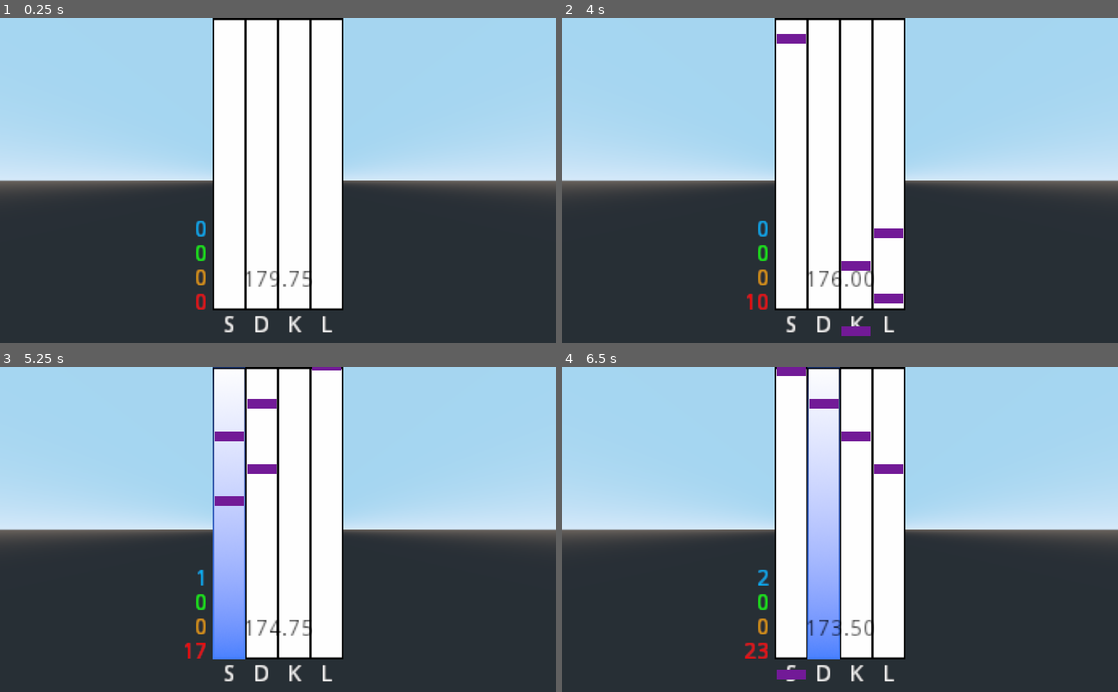
Above: before the commit, frames 1-4 (two rows, left to right).
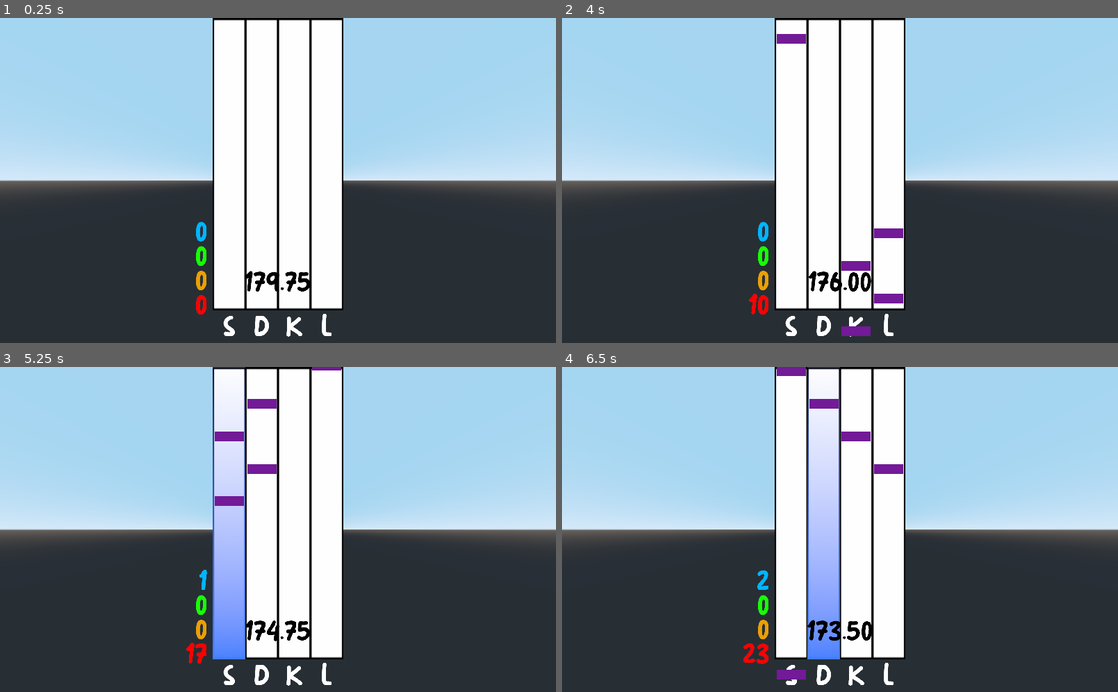
Above: after the commit, the same moments.

Repository: Xwilarg/BearJam
Game: Godot game, scene res://Scenes/Night.tscn
Two runs of this game, one before a commit and one after it. Both use one fixed random seed, a clock stepped at 60 frames per second and the inputs below. This scene is started directly instead of the project's main scene.
Inputs (mouse positions are in pixels of both pictures, inside the frame that each line leads up to):
- Up to frame 1 (0.25 s): no input
- Up to frame 2 (4 s): tap Enter at 0.5 s; move the mouse to (962, 164) at 0.52 s; hold D (right) 0.53-1.28 s; tap K (Line_2) at 0.6, 2.85 s; move the mouse to (728, 196) at 1.27 s; hold S (backward) 1.28-2.03 s; tap L (Line_3) at 1.35, 3.6 s; move the mouse to (895, 109) at 2.02 s; hold D (right) 2.03-2.78 s; hold Space (action_spacebar) 2.03-2.78 s; move the mouse to (812, 245) at 2.77 s; hold W (forward) 2.78-3.53 s; move the mouse to (1006, 229) at 3.52 s; hold A (left) from 3.53 s (still down)
- Up to frame 3 (5.25 s): move the mouse to (111, 480) at 4.27 s; tap Space (action_spacebar) at 4.35 s; move the mouse to (305, 529) at 5.02 s; release A (left) at 5.03 s; hold S (backward) from 5.03 s (still down); tap K (Line_2) at 5.1 s
- Up to frame 4 (6.5 s): move the mouse to (756, 448) at 5.77 s; release S (backward) at 5.78 s; hold D (right) from 5.78 s (still down); tap L (Line_3) at 5.85 s

The runs differ from the first frame. In frame 1, 1.2% of the frame differs, in the area x 35-60%, y 62-99%; in frame 2, 1.2%; in frame 3, 1.2%; in frame 4, 1.3%, in the area x 32-60%, y 62-99%.

Commit message:
Add font

Diff:
--- a/Scenes/NPC.tscn
+++ b/Scenes/NPC.tscn
@@ -1,9 +1,13 @@
-[gd_scene load_steps=3 format=2]
+[gd_scene load_steps=5 format=2]
 
 [ext_resource path="res://Scripts/NPC.gd" type="Script" id=1]
+[ext_resource path="res://Fonts/Pulang.ttf" type="DynamicFontData" id=2]
 
 [sub_resource type="SphereShape" id=7]
 radius = 7.63078
+
+[sub_resource type="DynamicFont" id=8]
+font_data = ExtResource( 2 )
 
 [node name="NPC" type="Spatial"]
 script = ExtResource( 1 )
@@ -19,6 +23,7 @@
 text = "Squeak squeak
 I need more wood to
 fortifiate the village"
+font = SubResource( 8 )
 
 [connection signal="body_entered" from="Area" to="." method="_on_Area_body_entered"]
 [connection signal="body_exited" from="Area" to="." method="_on_Area_body_exited"]
--- a/Scenes/Night.tscn
+++ b/Scenes/Night.tscn
@@ -1,10 +1,27 @@
-[gd_scene load_steps=5 format=2]
+[gd_scene load_steps=10 format=2]
 
 [ext_resource path="res://UI/WhiteBar.png" type="Texture" id=1]
 [ext_resource path="res://Scripts/Night.gd" type="Script" id=2]
 [ext_resource path="res://UI/Gradient.png" type="Texture" id=3]
+[ext_resource path="res://Fonts/Pulang.ttf" type="DynamicFontData" id=4]
 
 [sub_resource type="BoxShape" id=1]
+
+[sub_resource type="DynamicFont" id=3]
+size = 80
+font_data = ExtResource( 4 )
+
+[sub_resource type="DynamicFont" id=2]
+size = 80
+font_data = ExtResource( 4 )
+
+[sub_resource type="DynamicFont" id=4]
+size = 80
+font_data = ExtResource( 4 )
+
+[sub_resource type="DynamicFont" id=5]
+size = 80
+font_data = ExtResource( 4 )
 
 [node name="Night" type="Spatial"]
 script = ExtResource( 2 )
@@ -58,67 +75,68 @@
 shape = SubResource( 1 )
 
 [node name="ComboLabel" type="Label3D" parent="."]
-transform = Transform( 1, 0, 0, 0, 1, 0, 0, 0, 1, 0, 5.51399, -1.23939 )
-pixel_size = 0.1
+transform = Transform( 1, 0, 0, 0, 1, 0, 0, 0, 1, 0, 8.03132, -1.23939 )
+pixel_size = 0.02
 modulate = Color( 0, 0, 0, 1 )
 outline_modulate = Color( 1, 1, 1, 1 )
+font = SubResource( 3 )
 
 [node name="TimerLabel" type="Label3D" parent="."]
 transform = Transform( 1, 0, 0, 0, 1, 0, 0, 0, 1, 0, 1.92294, -2.00883 )
-pixel_size = 0.05
 modulate = Color( 0, 0, 0, 1 )
 text = "0.00"
+font = SubResource( 3 )
 
 [node name="LineKey" type="Spatial" parent="."]
 
 [node name="S" type="Label3D" parent="LineKey"]
 transform = Transform( 1, 0, 0, 0, 1, 0, 0, 0, 1, -1.5, 0.528442, -2.009 )
-pixel_size = 0.05
 text = "S"
+font = SubResource( 2 )
 
 [node name="D" type="Label3D" parent="LineKey"]
 transform = Transform( 1, 0, 0, 0, 1, 0, 0, 0, 1, -0.5, 0.528, -2.009 )
-pixel_size = 0.05
 text = "D"
+font = SubResource( 4 )
 
 [node name="K" type="Label3D" parent="LineKey"]
 transform = Transform( 1, 0, 0, 0, 1, 0, 0, 0, 1, 0.5, 0.528, -2.009 )
-pixel_size = 0.05
 text = "K"
+font = SubResource( 4 )
 
 [node name="L" type="Label3D" parent="LineKey"]
 transform = Transform( 1, 0, 0, 0, 1, 0, 0, 0, 1, 1.5, 0.528, -2.009 )
-pixel_size = 0.05
 text = "L"
+font = SubResource( 4 )
 
 [node name="Score" type="Spatial" parent="."]
 
 [node name="Miss" type="Label3D" parent="Score"]
 transform = Transform( 1, 0, 0, 0, 1, 0, 0, 0, 1, -2.17088, 1.21565, -2.009 )
-pixel_size = 0.05
 modulate = Color( 1, 0, 0, 1 )
 text = "0"
+font = SubResource( 5 )
 horizontal_alignment = 2
 
 [node name="Bad" type="Label3D" parent="Score"]
 transform = Transform( 1, 0, 0, 0, 1, 0, 0, 0, 1, -2.171, 1.966, -2.009 )
-pixel_size = 0.05
 modulate = Color( 0.921569, 0.631373, 0.0156863, 1 )
 text = "0"
+font = SubResource( 5 )
 horizontal_alignment = 2
 
 [node name="Good" type="Label3D" parent="Score"]
 transform = Transform( 1, 0, 0, 0, 1, 0, 0, 0, 1, -2.171, 2.716, -2.009 )
-pixel_size = 0.05
 modulate = Color( 0.0980392, 1, 0.0235294, 1 )
 text = "0"
+font = SubResource( 5 )
 horizontal_alignment = 2
 
 [node name="Great" type="Label3D" parent="Score"]
 transform = Transform( 1, 0, 0, 0, 1, 0, 0, 0, 1, -2.171, 3.466, -2.009 )
-pixel_size = 0.05
 modulate = Color( 0, 0.717647, 1, 1 )
 text = "0"
+font = SubResource( 5 )
 horizontal_alignment = 2
 
 [connection signal="body_entered" from="Miss Area" to="." method="_on_Miss_Area_body_entered"]
Binary file added: Fonts/Pulang.ttf
